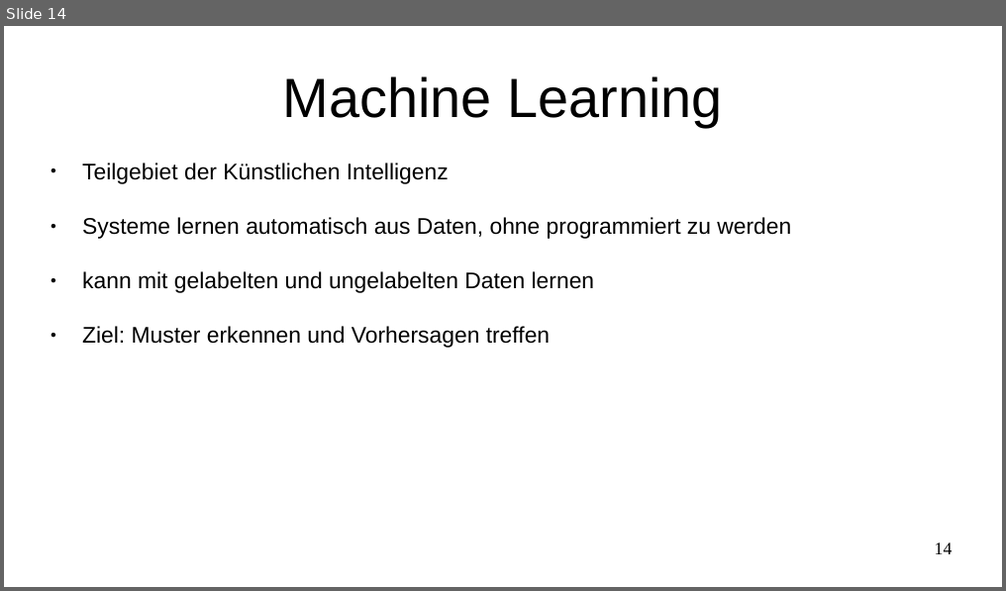
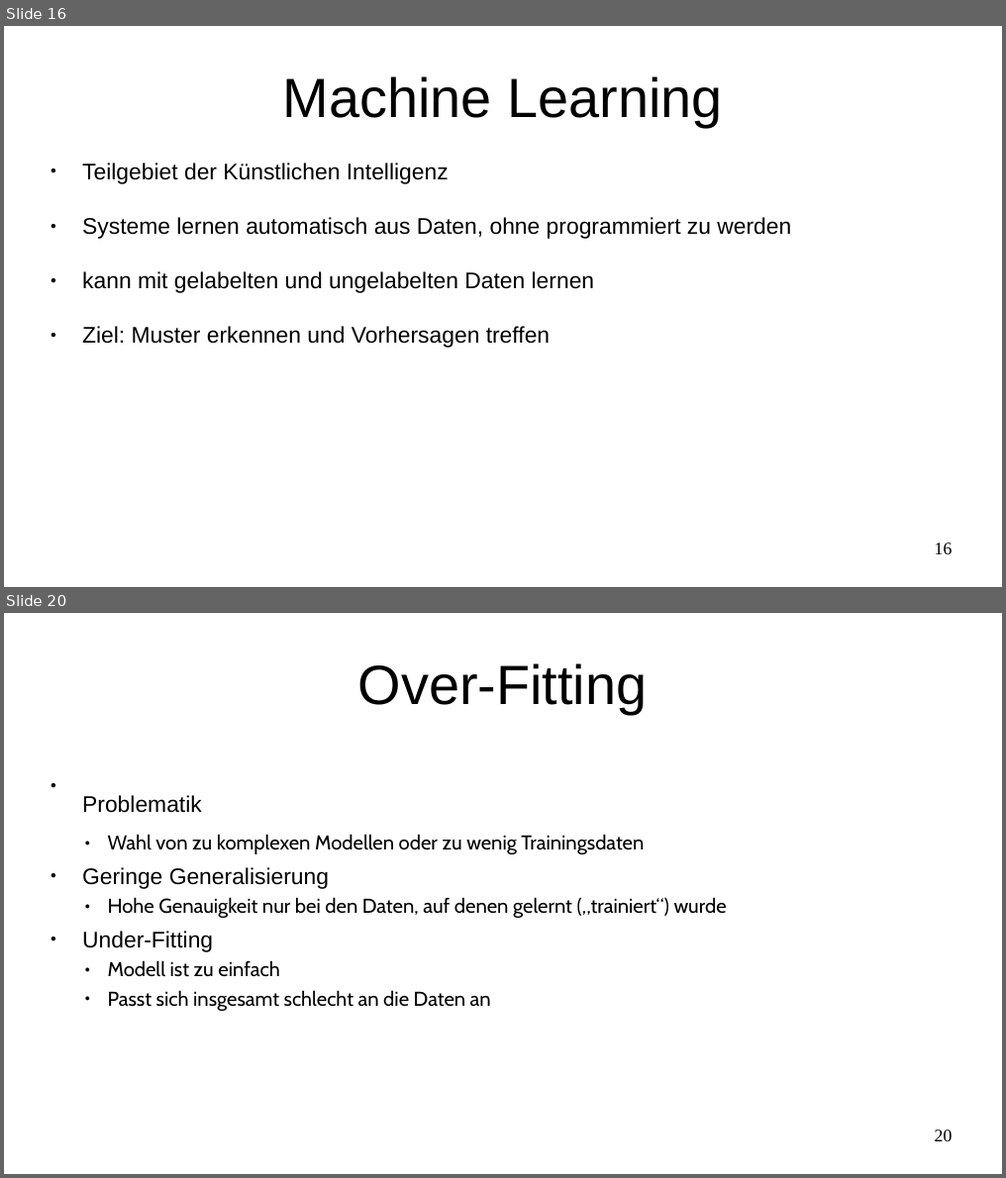
Before and after one commit to thesalvenmoser/Datenbanktechnologie, a slide deck: Gruppe3_ArtlSalvenmoserWornik_Blatt_8a/präsi datenbanktechnologie.odp. Shown one above the other, each under a label of ours: slide 14 before the commit, slides 16 and 20 after it; the slides between them are not shown. The pictures are 1006x591 and 1006x1178 pixels, drawn with LibreOffice and Linux fonts; fonts in the diff are those of the drawing. Boxes give left, top, right and bottom in pixels: in the first picture for what was removed or moved away, otherwise in the second. Text is boxed around its words. In the diff, an @@ line names an element or a change of style, - is before the commit and + after.

Commit message:
feat add slides for overfitting and underfitting, C4.5

```diff
--- a/Gruppe3_ArtlSalvenmoserWornik_Blatt_8a/präsi datenbanktechnologie.odp
+++ b/Gruppe3_ArtlSalvenmoserWornik_Blatt_8a/präsi datenbanktechnologie.odp
@@ slide 20 added at box(4, 613, 1002, 1174), background #FFFFFF @@
@@ title added at box(358, 663, 648, 714), 44 pt, text #000000 @@
+Over-Fitting
@@ text added at box(82, 795, 727, 1011), 16 pt, text #000000 @@
+● Problematik
+  ● Wahl von zu komplexen Modellen oder zu wenig Trainingsdaten
+● Geringe Generalisierung
+  ● Hohe Genauigkeit nur bei den Daten, auf denen gelernt („trainiert“) wurde
+● Under-Fitting
+  ● Modell ist zu einfach
+  ● Passt sich insgesamt schlecht an die Daten an
@@ page number added at box(935, 1130, 952, 1142), 14 pt, text #000000 @@
+20
@@ what was slide 14 is now slide 16 @@
@@ page number at box(935, 543, 952, 555): text changed @@
-14
+16
```
Also in this commit, not shown: 14 other slides changed, 6 other slides added, 3 other files.
